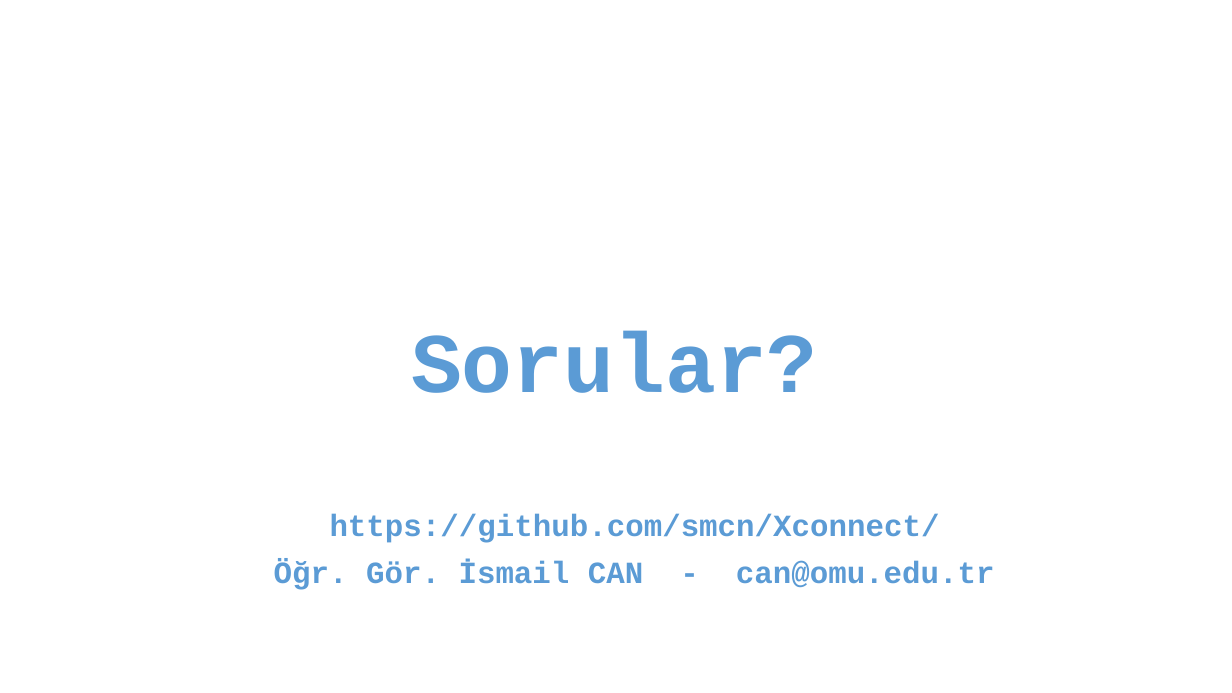
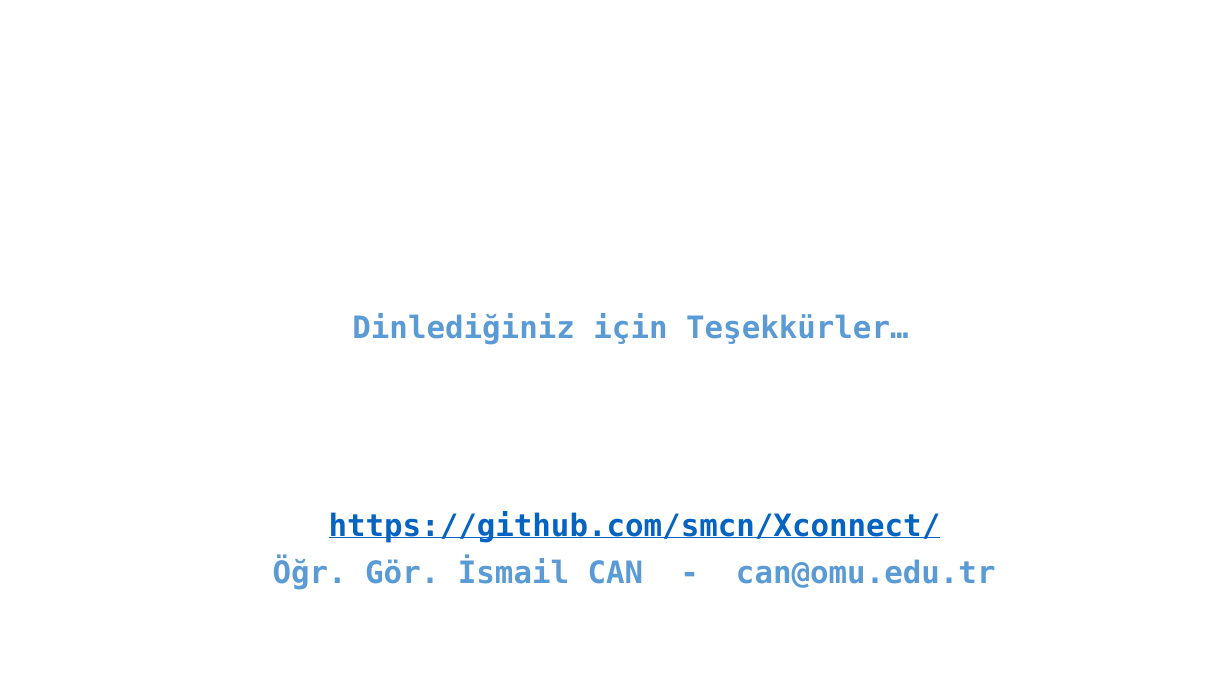
Before and after one commit to smcn/Xconnect, a slide deck: slide 15 of Xconnect.pptx. Drawn at 1232x693 pixels with LibreOffice and Linux fonts; fonts in the diff are those of the drawing; background and template pictures are left out. Boxes give left, top, right and bottom in pixels: in the first picture for what was removed or moved away, otherwise in the second. Text is boxed around its words. In the diff, an @@ line names an element or a change of style, - is before the commit and + after.

```diff
--- a/Xconnect.pptx
+++ b/Xconnect.pptx
@@ text at [352,313,908,345]: text changed; size 66 to 24 pt; font Courier New to DejaVu Sans Mono @@
-Sorular?
+Dinlediğiniz için Teşekkürler…
@@ text "https://github.com/smcn/Xconnect/" at [329,511,941,543]: font Courier New to DejaVu Sans Mono, text colour #5B9BD5 to #0563C1, underline on @@
@@ text "Öğr. Gör. İsmail CAN - ..." at [273,557,996,589]: font Courier New to DejaVu Sans Mono @@
```
Also in this commit, not shown: 1 other slide changed.
